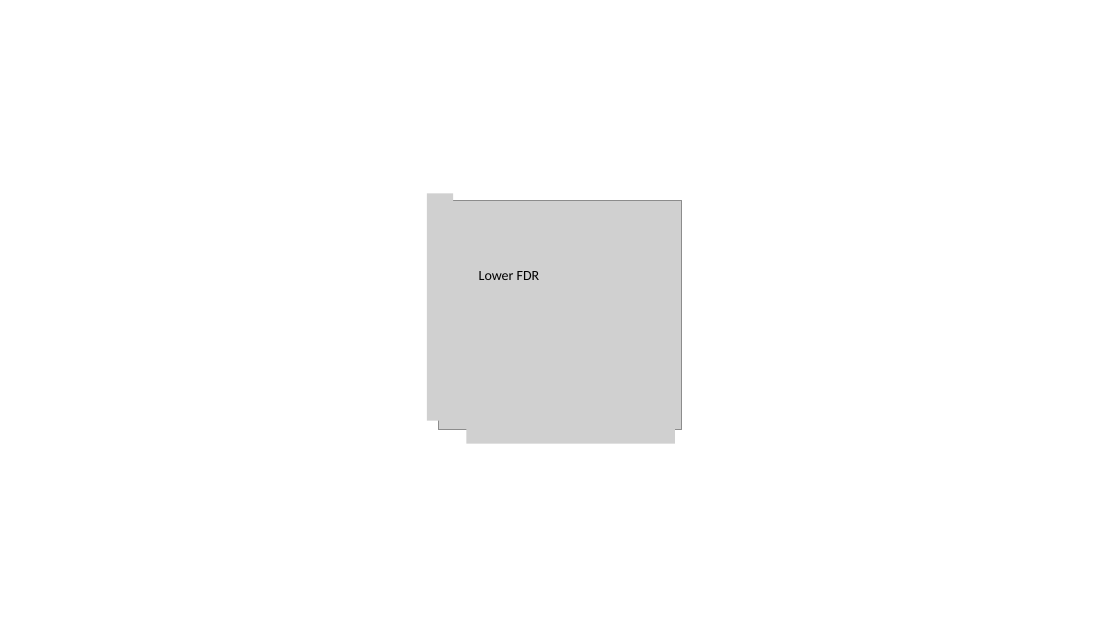
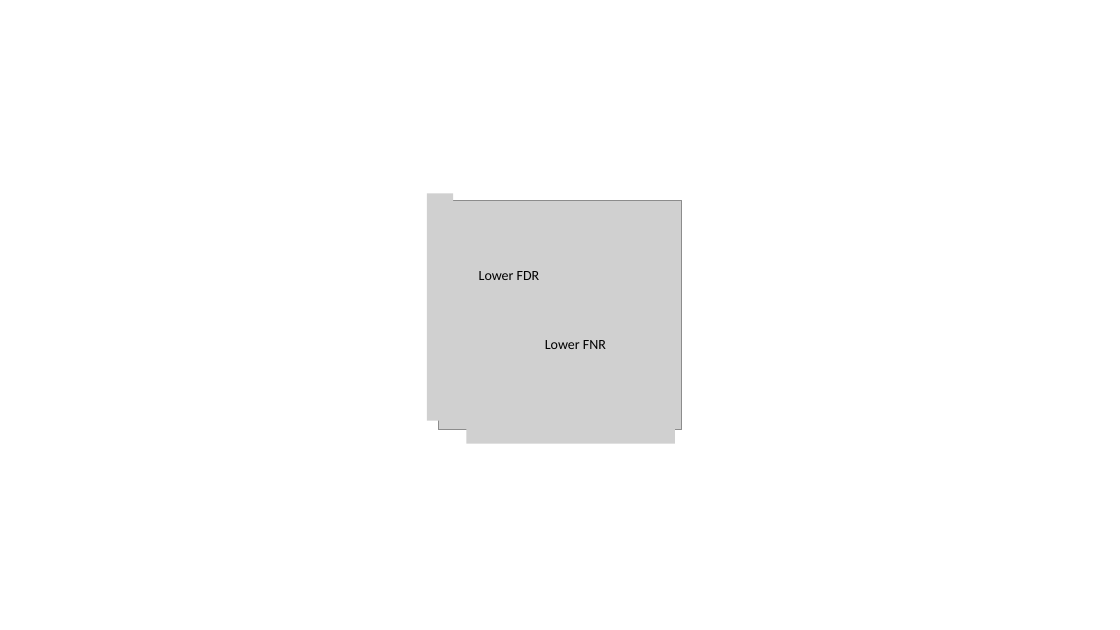
Before and after one commit to daniel-yj-yang/ml, a slide deck: slide 1 of model_evaluation/images/precision_recall_curve.pptx. Drawn at 1120x630 pixels with LibreOffice and Linux fonts; fonts in the diff are those of the drawing; grey boxes stand for pictures. Boxes give left, top, right and bottom in pixels: in the first picture for what was removed or moved away, otherwise in the second. Text is boxed around its words. In the diff, an @@ line names an element or a change of style, - is before the commit and + after.

```diff
--- a/model_evaluation/images/precision_recall_curve.pptx
+++ b/model_evaluation/images/precision_recall_curve.pptx
@@ text added at [545,340,606,349], 12 pt, text #000000 @@
+Lower FNR
@@ picture removed at [552,331,617,356] @@
```
Also in this commit, not shown: 3 other files.
